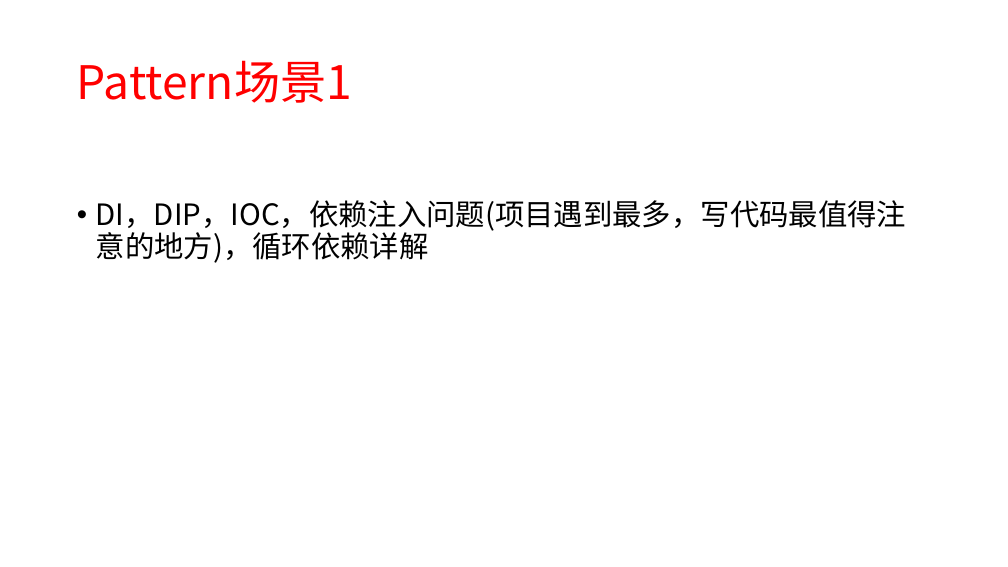
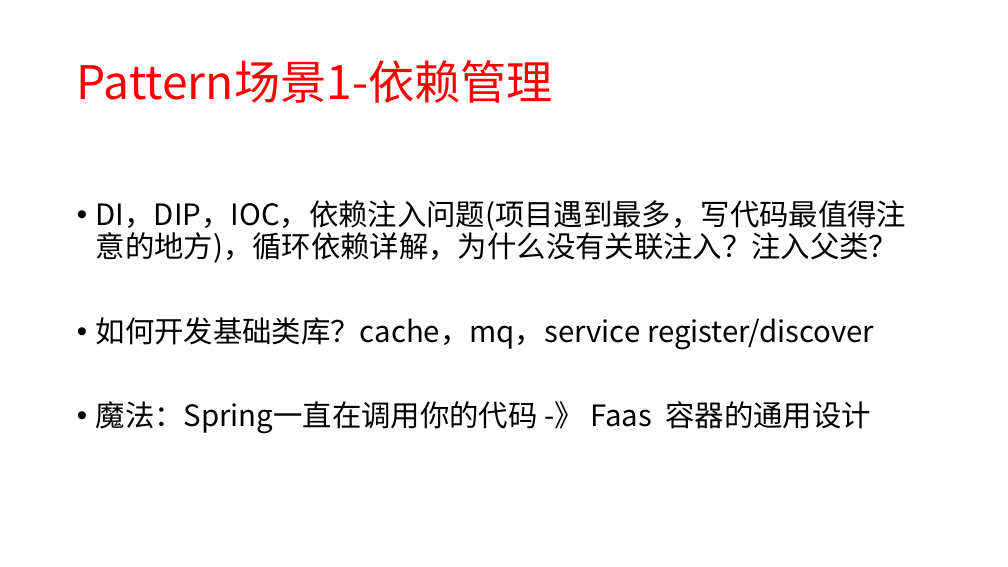
Before and after one commit to xiaozhiliaoo/my-slides, a slide deck: slide 9 of prepare/从crud, pattern, ooad到ddd-软件设计进阶之路.pptx (slide 8 before the commit). Drawn at 1008x567 pixels with LibreOffice and Linux fonts; fonts in the diff are those of the drawing. Boxes give left, top, right and bottom in pixels: in the first picture for what was removed or moved away, otherwise in the second. Text is boxed around its words. In the diff, an @@ line names an element or a change of style, - is before the commit and + after.

```diff
--- a/prepare/从crud, pattern, ooad到ddd-软件设计进阶之路.pptx
+++ b/prepare/从crud, pattern, ooad到ddd-软件设计进阶之路.pptx
@@ title at [77,60,553,103]: text changed @@
-Pattern场景1
+Pattern场景1-依赖管理
@@ text at [96,200,906,434]: text changed @@
-• DI，DIP，IOC，依赖注入问题(项目遇到最多，写代码最值得注意的地方)，循环依赖详解
+• DI，DIP，IOC，依赖注入问题(项目遇到最多，写代码最值得注意的地方)，循环依赖详解，为什么没有关联注入？注入父类？
+• 如何开发基础类库？cache，mq，service register/discover
+• 魔法：Spring一直在调用你的代码 -》 Faas 容器的通用设计
```
Also in this commit, not shown: 18 other slides changed, 5 slides added, 2 slides removed.
